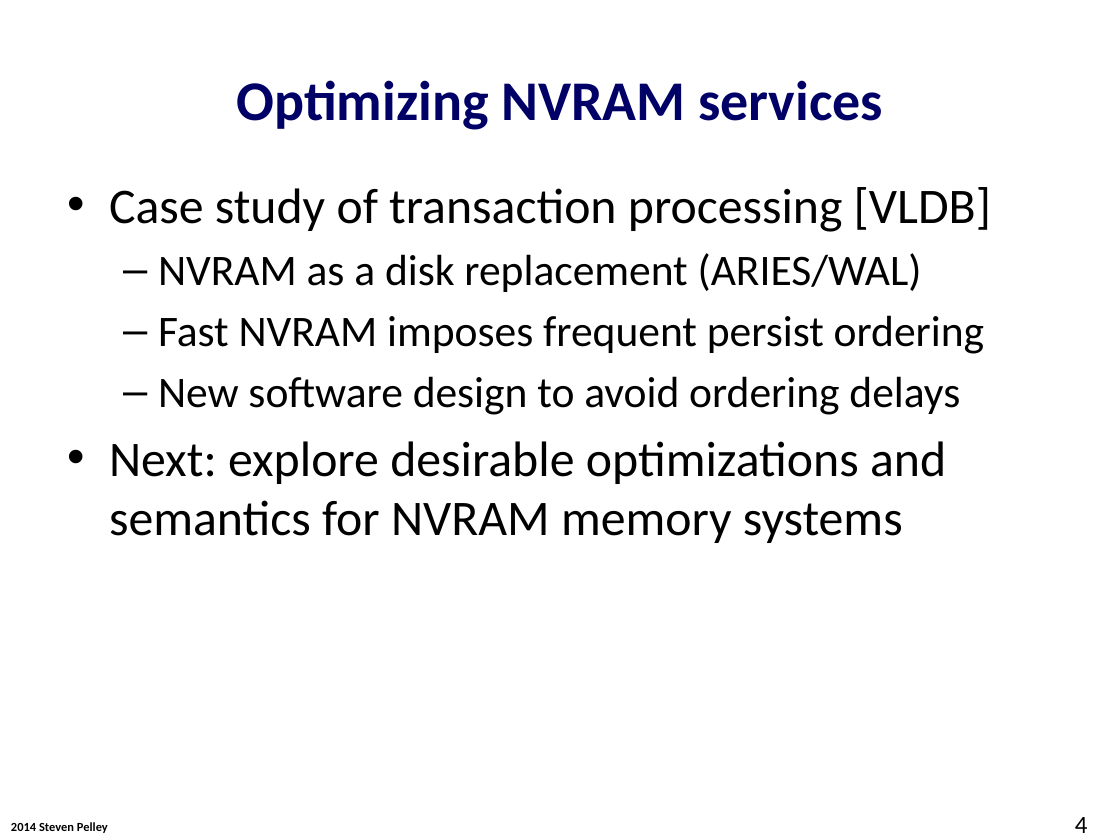
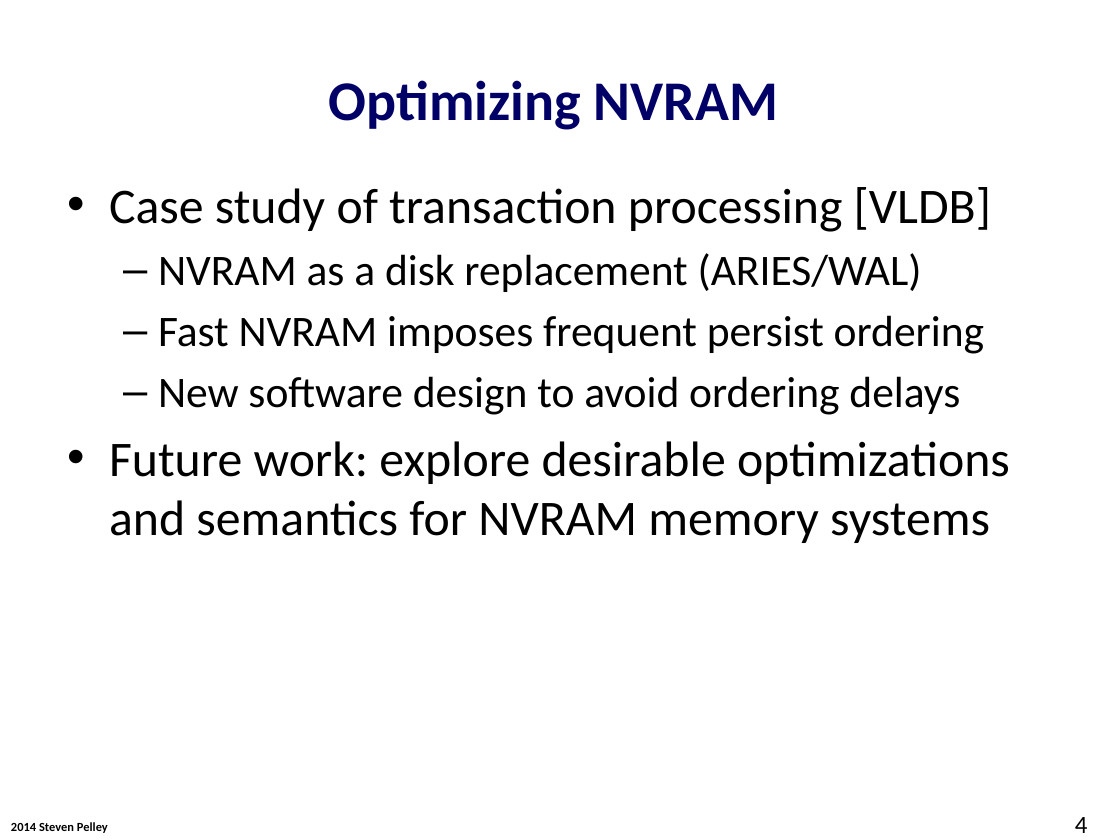
Before and after one commit to Abulila/dissertation, a slide deck: slide 4 of proposal/NVMW.pptx. Drawn at 1120x840 pixels with LibreOffice and Linux fonts; fonts in the diff are those of the drawing; background and template pictures are left out. Boxes give left, top, right and bottom in pixels: in the first picture for what was removed or moved away, otherwise in the second. Text is boxed around its words. In the diff, an @@ line names an element or a change of style, - is before the commit and + after.

```diff
--- a/proposal/NVMW.pptx
+++ b/proposal/NVMW.pptx
@@ title at (x1=329, y1=80, x2=778, y2=130): text changed @@
-Optimizing NVRAM services
+Optimizing NVRAM
@@ text at (x1=109, y1=441, x2=1010, y2=543): text changed @@
-• Next: explore desirable optimizations and semantics for NVRAM memory systems
+• Future work: explore desirable optimizations and semantics for NVRAM memory systems
```
Also in this commit, not shown: 6 other slides changed.
